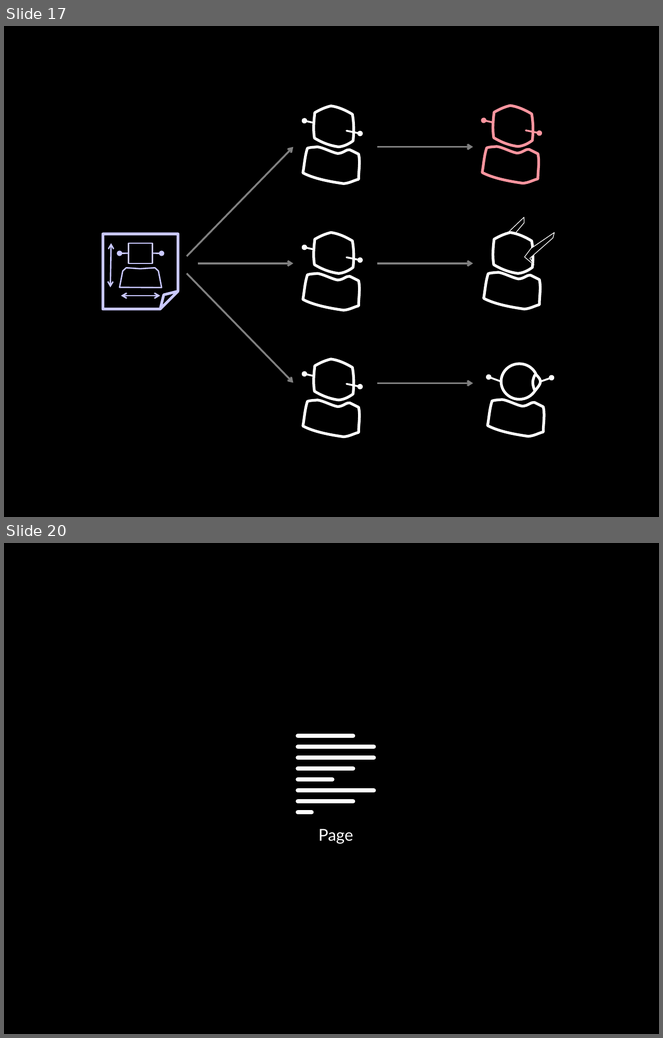
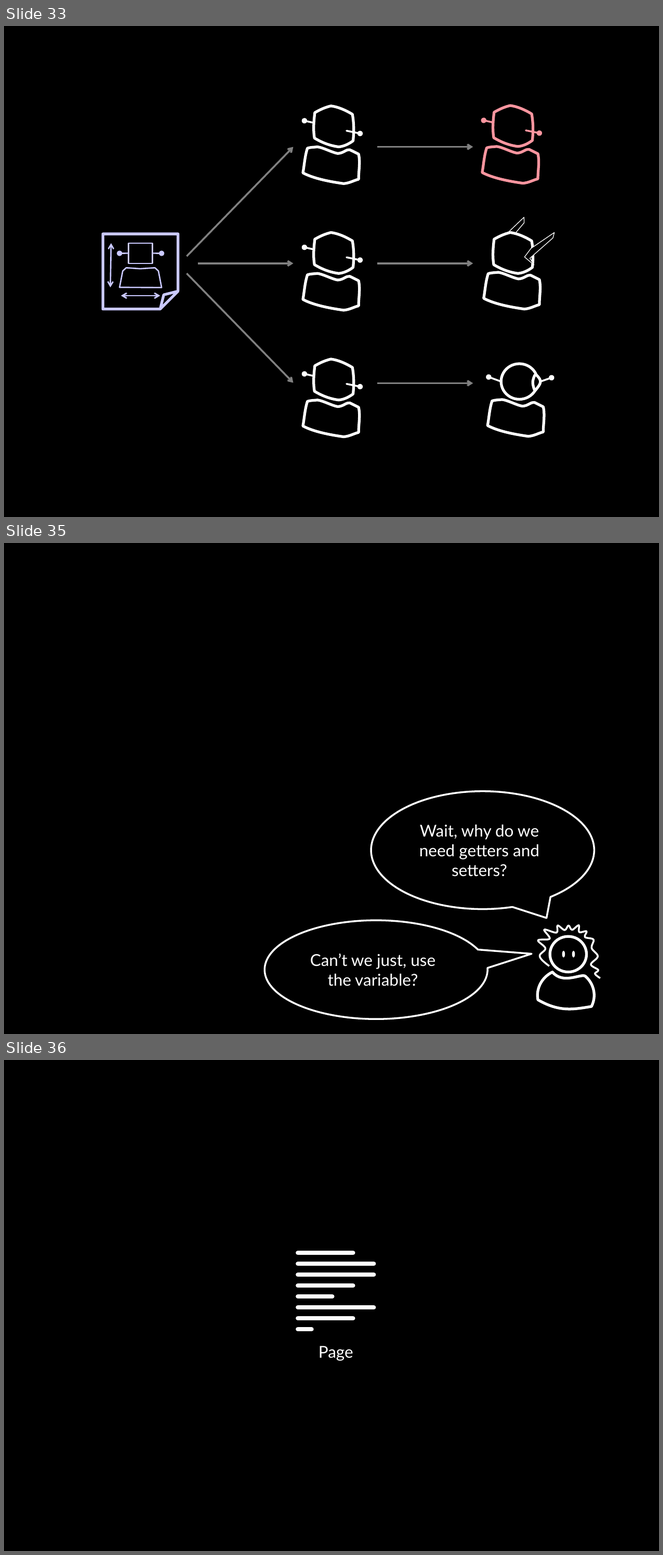
Before and after one commit to socketwench/OOPforObjectHaters, a slide deck: src/OOPforObjectHaters.pptx. Shown one above the other, each under a label of ours: slides 17 and 20 before the commit, slides 33, 35 and 36 after it; the slides between them are not shown. The pictures are 663x1038 and 663x1555 pixels, drawn with LibreOffice and Linux fonts; fonts in the diff are those of the drawing. Boxes give left, top, right and bottom in pixels: in the first picture for what was removed or moved away, otherwise in the second. Text is boxed around its words. In the diff, an @@ line names an element or a change of style, - is before the commit and + after.

```diff
--- a/src/OOPforObjectHaters.pptx
+++ b/src/OOPforObjectHaters.pptx
@@ slide 35 added at (x1=4, y1=543, x2=659, y2=1034), background #000000 @@
@@ speech bubble added at (x1=371, y1=792, x2=594, y2=909), outline #FFFFFF 2 pt, 18 pt, text #FFFFFF @@
+Wait, why do we need getters and setters?
@@ speech bubble added at (x1=265, y1=921, x2=488, y2=1019), outline #FFFFFF 2 pt, 18 pt, text #FFFFFF @@
+Can’t we just, use the variable?
@@ freeform shape added at (x1=538, y1=926, x2=600, y2=979), outline #FFFFFF 2 pt @@
@@ ellipse added at (x1=551, y1=937, x2=587, y2=972), outline #FFFFFF 3 pt @@
@@ ellipse added at (x1=562, y1=951, x2=566, y2=958), fill #FFFFFF @@
@@ ellipse added at (x1=572, y1=951, x2=575, y2=958), fill #FFFFFF @@
@@ freeform shape added at (x1=538, y1=972, x2=595, y2=1009), outline #FFFFFF 3 pt @@
@@ what was slide 17 is now slide 33 @@
@@ what was slide 20 is now slide 36 @@
```
Also in this commit, not shown: 16 other slides added, 1 slide removed, 1 other file.
